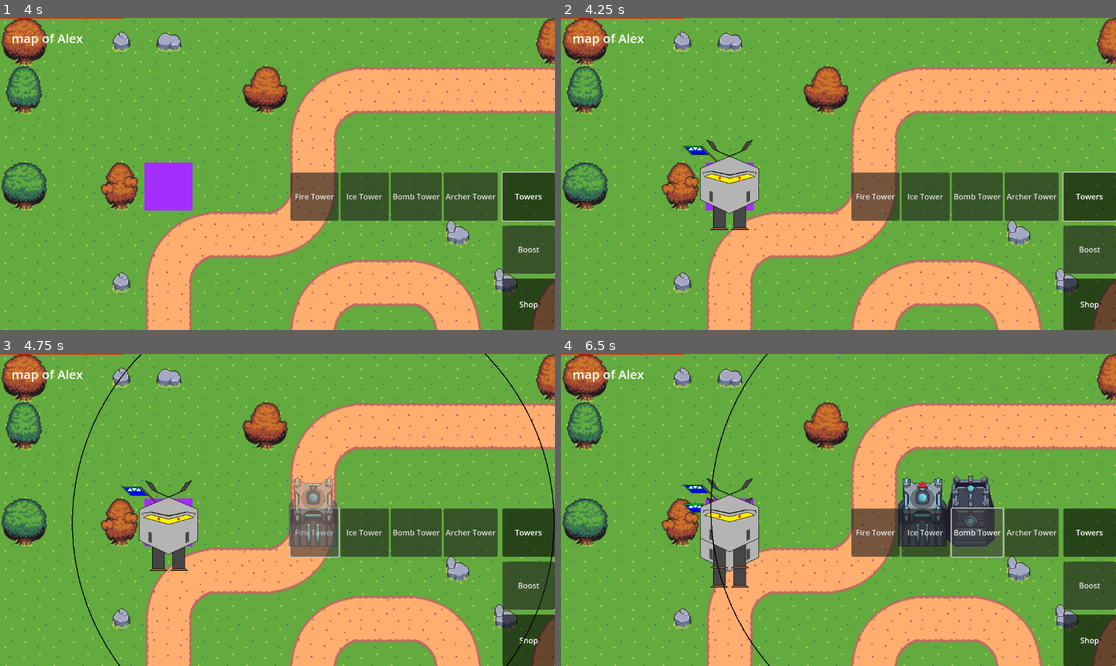
Above: before the commit, frames 1-4 (two rows, left to right).
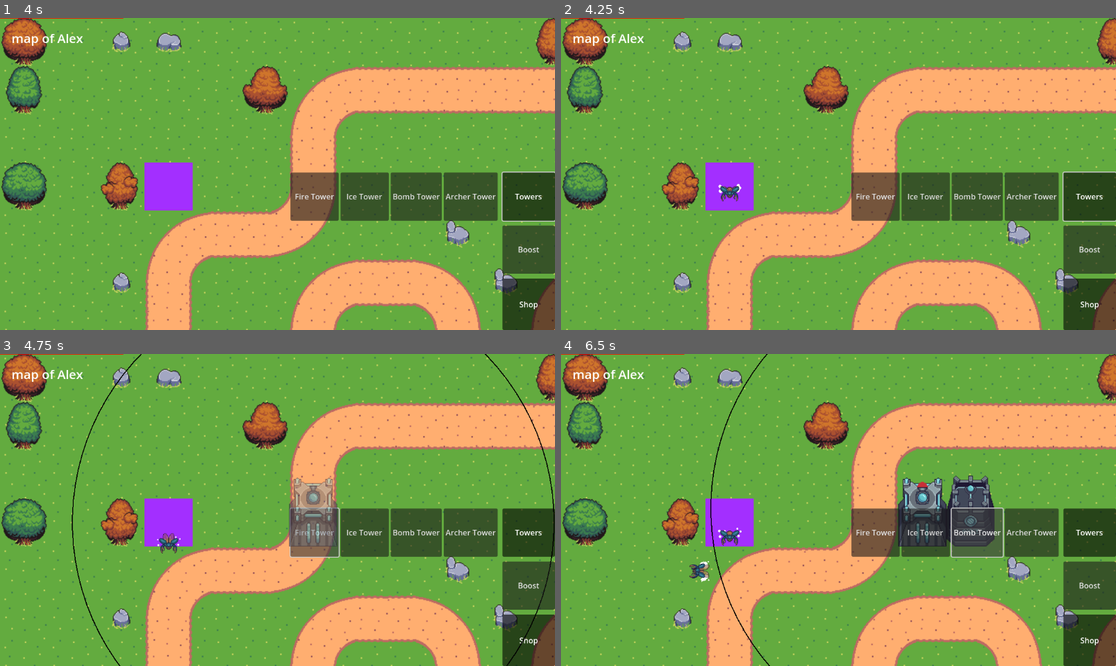
Above: after the commit, the same moments.

Repository: m-conti/melonjam2023
Game: Godot game, scene res://game.tscn
Same seed, same stepped clock (60 frames per second), same inputs: the game is played once before the commit and once after it.
Inputs (mouse positions are in pixels of both pictures, inside the frame that each line leads up to):
- Up to frame 1 (4 s): click (255, 155) at 0.52 s; type "Alex" at 0.6 s; click "Host" at 1.25 s; click "START!" at 2 s; click "Shop" at 2.75 s; click "Towers" at 3.5 s
- Up to frame 2 (4.25 s): no input
- Up to frame 3 (4.75 s): click "Fire Tower" at 4.25 s
- Up to frame 4 (6.5 s): click "Ice Tower" at 5 s; click "Bomb Tower" at 5.75 s

Frame 1 is identical in both runs. In frame 2, 2.1% of the frame differs, in the area x 21-36%, y 38-68%; in frame 3, 2.1%; in frame 4, 3.0%, in the area x 21-36%, y 39-76%.

Commit message:
Clambeetle + firebug

Diff:
--- /dev/null
+++ b/Enemies/Enemies/Clampbeetle.tscn
@@ -0,0 +1,203 @@
+[gd_scene load_steps=12 format=3 uid="uid://bnkxdp2ge8uqa"]
+
+[ext_resource type="PackedScene" uid="uid://bv2qtaqo8tdpm" path="res://Enemies/Enemy.tscn" id="1_ejelc"]
+[ext_resource type="Texture2D" uid="uid://cpnxduw0jrcni" path="res://Assets/Foozle_2DC0027_Spire_EnemyPack_1_Flying/Flying/Spritesheets/Clampbeetle.png" id="2_l0ysw"]
+
+[sub_resource type="Animation" id="Animation_tonhx"]
+resource_name = "DieDown"
+tracks/0/type = "value"
+tracks/0/imported = false
+tracks/0/enabled = true
+tracks/0/path = NodePath("Sprite2D:frame")
+tracks/0/interp = 1
+tracks/0/loop_wrap = true
+tracks/0/keys = {
+"times": PackedFloat32Array(0, 1),
+"transitions": PackedFloat32Array(1, 1),
+"update": 0,
+"values": [78, 90]
+}
+
+[sub_resource type="Animation" id="Animation_pqf6b"]
+resource_name = "DieLeft"
+tracks/0/type = "value"
+tracks/0/imported = false
+tracks/0/enabled = true
+tracks/0/path = NodePath("Sprite2D:frame")
+tracks/0/interp = 1
+tracks/0/loop_wrap = true
+tracks/0/keys = {
+"times": PackedFloat32Array(0, 1),
+"transitions": PackedFloat32Array(1, 1),
+"update": 0,
+"values": [104, 116]
+}
+tracks/1/type = "value"
+tracks/1/imported = false
+tracks/1/enabled = true
+tracks/1/path = NodePath("Sprite2D:flip_h")
+tracks/1/interp = 1
+tracks/1/loop_wrap = true
+tracks/1/keys = {
+"times": PackedFloat32Array(0),
+"transitions": PackedFloat32Array(1),
+"update": 1,
+"values": [false]
+}
+
+[sub_resource type="Animation" id="Animation_avsub"]
+resource_name = "DieRight"
+tracks/0/type = "value"
+tracks/0/imported = false
+tracks/0/enabled = true
+tracks/0/path = NodePath("Sprite2D:frame")
+tracks/0/interp = 1
+tracks/0/loop_wrap = true
+tracks/0/keys = {
+"times": PackedFloat32Array(0, 1),
+"transitions": PackedFloat32Array(1, 1),
+"update": 0,
+"values": [104, 116]
+}
+tracks/1/type = "value"
+tracks/1/imported = false
+tracks/1/enabled = true
+tracks/1/path = NodePath("Sprite2D:flip_h")
+tracks/1/interp = 1
+tracks/1/loop_wrap = true
+tracks/1/keys = {
+"times": PackedFloat32Array(0),
+"transitions": PackedFloat32Array(1),
+"update": 1,
+"values": [true]
+}
+
+[sub_resource type="Animation" id="Animation_sshnm"]
+resource_name = "DieUp"
+tracks/0/type = "value"
+tracks/0/imported = false
+tracks/0/enabled = true
+tracks/0/path = NodePath("Sprite2D:frame")
+tracks/0/interp = 1
+tracks/0/loop_wrap = true
+tracks/0/keys = {
+"times": PackedFloat32Array(0, 1),
+"transitions": PackedFloat32Array(1, 1),
+"update": 0,
+"values": [78, 90]
+}
+
+[sub_resource type="Animation" id="Animation_cqsrr"]
+resource_name = "Down"
+loop_mode = 1
+tracks/0/type = "value"
+tracks/0/imported = false
+tracks/0/enabled = true
+tracks/0/path = NodePath("Sprite2D:frame")
+tracks/0/interp = 1
+tracks/0/loop_wrap = true
+tracks/0/keys = {
+"times": PackedFloat32Array(0, 1),
+"transitions": PackedFloat32Array(1, 1),
+"update": 0,
+"values": [39, 43]
+}
+
+[sub_resource type="Animation" id="Animation_eg2ru"]
+resource_name = "Left"
+loop_mode = 1
+tracks/0/type = "value"
+tracks/0/imported = false
+tracks/0/enabled = true
+tracks/0/path = NodePath("Sprite2D:frame")
+tracks/0/interp = 1
+tracks/0/loop_wrap = true
+tracks/0/keys = {
+"times": PackedFloat32Array(0, 1),
+"transitions": PackedFloat32Array(1, 1),
+"update": 0,
+"values": [65, 69]
+}
+tracks/1/type = "value"
+tracks/1/imported = false
+tracks/1/enabled = true
+tracks/1/path = NodePath("Sprite2D:flip_h")
+tracks/1/interp = 1
+tracks/1/loop_wrap = true
+tracks/1/keys = {
+"times": PackedFloat32Array(0),
+"transitions": PackedFloat32Array(1),
+"update": 1,
+"values": [false]
+}
+
+[sub_resource type="Animation" id="Animation_r63v5"]
+resource_name = "Right"
+loop_mode = 1
+tracks/0/type = "value"
+tracks/0/imported = false
+tracks/0/enabled = true
+tracks/0/path = NodePath("Sprite2D:frame")
+tracks/0/interp = 1
+tracks/0/loop_wrap = true
+tracks/0/keys = {
+"times": PackedFloat32Array(0, 1),
+"transitions": PackedFloat32Array(1, 1),
+"update": 0,
+"values": [65, 69]
+}
+tracks/1/type = "value"
+tracks/1/imported = false
+tracks/1/enabled = true
+tracks/1/path = NodePath("Sprite2D:flip_h")
+tracks/1/interp = 1
+tracks/1/loop_wrap = true
+tracks/1/keys = {
+"times": PackedFloat32Array(0),
+"transitions": PackedFloat32Array(1),
+"update": 1,
+"values": [true]
+}
+
+[sub_resource type="Animation" id="Animation_3ohgd"]
+resource_name = "Up"
+loop_mode = 1
+tracks/0/type = "value"
+tracks/0/imported = false
+tracks/0/enabled = true
+tracks/0/path = NodePath("Sprite2D:frame")
+tracks/0/interp = 1
+tracks/0/loop_wrap = true
+tracks/0/keys = {
+"times": PackedFloat32Array(0, 1),
+"transitions": PackedFloat32Array(1, 1),
+"update": 0,
+"values": [52, 56]
+}
+
+[sub_resource type="AnimationLibrary" id="AnimationLibrary_gvdxy"]
+_data = {
+"DieDown": SubResource("Animation_tonhx"),
+"DieLeft": SubResource("Animation_pqf6b"),
+"DieRight": SubResource("Animation_avsub"),
+"DieUp": SubResource("Animation_sshnm"),
+"Down": SubResource("Animation_cqsrr"),
+"Left": SubResource("Animation_eg2ru"),
+"Right": SubResource("Animation_r63v5"),
+"Up": SubResource("Animation_3ohgd")
+}
+
+[node name="Enemy" instance=ExtResource("1_ejelc")]
+speed = 68
+
+[node name="Sprite2D" parent="." index="1"]
+scale = Vector2(0.781, 0.781)
+texture = ExtResource("2_l0ysw")
+hframes = 13
+vframes = 9
+frame = 77
+
+[node name="AnimationPlayer" parent="." index="3"]
+libraries = {
+"": SubResource("AnimationLibrary_gvdxy")
+}
--- /dev/null
+++ b/Enemies/Enemies/Firebug.tscn
@@ -0,0 +1,203 @@
+[gd_scene load_steps=12 format=3 uid="uid://k3a6lveptojb"]
+
+[ext_resource type="PackedScene" uid="uid://bv2qtaqo8tdpm" path="res://Enemies/Enemy.tscn" id="1_6ldv7"]
+[ext_resource type="Texture2D" uid="uid://cxod4pvcfemvo" path="res://Assets/Foozle_2DC0028_Spire_EnemyPack_2_Ground/Ground/Spritesheets/Firebug.png" id="2_yd24o"]
+
+[sub_resource type="Animation" id="Animation_r63v5"]
+resource_name = "Right"
+loop_mode = 1
+tracks/0/type = "value"
+tracks/0/imported = false
+tracks/0/enabled = true
+tracks/0/path = NodePath("Sprite2D:frame")
+tracks/0/interp = 1
+tracks/0/loop_wrap = true
+tracks/0/keys = {
+"times": PackedFloat32Array(0, 1),
+"transitions": PackedFloat32Array(1, 1),
+"update": 0,
+"values": [55, 59]
+}
+tracks/1/type = "value"
+tracks/1/imported = false
+tracks/1/enabled = true
+tracks/1/path = NodePath("Sprite2D:flip_h")
+tracks/1/interp = 1
+tracks/1/loop_wrap = true
+tracks/1/keys = {
+"times": PackedFloat32Array(0),
+"transitions": PackedFloat32Array(1),
+"update": 1,
+"values": [false]
+}
+
+[sub_resource type="Animation" id="Animation_eg2ru"]
+resource_name = "Left"
+loop_mode = 1
+tracks/0/type = "value"
+tracks/0/imported = false
+tracks/0/enabled = true
+tracks/0/path = NodePath("Sprite2D:frame")
+tracks/0/interp = 1
+tracks/0/loop_wrap = true
+tracks/0/keys = {
+"times": PackedFloat32Array(0, 1),
+"transitions": PackedFloat32Array(1, 1),
+"update": 0,
+"values": [55, 59]
+}
+tracks/1/type = "value"
+tracks/1/imported = false
+tracks/1/enabled = true
+tracks/1/path = NodePath("Sprite2D:flip_h")
+tracks/1/interp = 1
+tracks/1/loop_wrap = true
+tracks/1/keys = {
+"times": PackedFloat32Array(0),
+"transitions": PackedFloat32Array(1),
+"update": 1,
+"values": [true]
+}
+
+[sub_resource type="Animation" id="Animation_3ohgd"]
+resource_name = "Up"
+loop_mode = 1
+tracks/0/type = "value"
+tracks/0/imported = false
+tracks/0/enabled = true
+tracks/0/path = NodePath("Sprite2D:frame")
+tracks/0/interp = 1
+tracks/0/loop_wrap = true
+tracks/0/keys = {
+"times": PackedFloat32Array(0, 1),
+"transitions": PackedFloat32Array(1, 1),
+"update": 0,
+"values": [44, 48]
+}
+
+[sub_resource type="Animation" id="Animation_cqsrr"]
+resource_name = "Down"
+loop_mode = 1
+tracks/0/type = "value"
+tracks/0/imported = false
+tracks/0/enabled = true
+tracks/0/path = NodePath("Sprite2D:frame")
+tracks/0/interp = 1
+tracks/0/loop_wrap = true
+tracks/0/keys = {
+"times": PackedFloat32Array(0, 1),
+"transitions": PackedFloat32Array(1, 1),
+"update": 0,
+"values": [33, 37]
+}
+
+[sub_resource type="Animation" id="Animation_tonhx"]
+resource_name = "DieDown"
+tracks/0/type = "value"
+tracks/0/imported = false
+tracks/0/enabled = true
+tracks/0/path = NodePath("Sprite2D:frame")
+tracks/0/interp = 1
+tracks/0/loop_wrap = true
+tracks/0/keys = {
+"times": PackedFloat32Array(0, 1),
+"transitions": PackedFloat32Array(1, 1),
+"update": 0,
+"values": [66, 76]
+}
+
+[sub_resource type="Animation" id="Animation_sshnm"]
+resource_name = "DieUp"
+tracks/0/type = "value"
+tracks/0/imported = false
+tracks/0/enabled = true
+tracks/0/path = NodePath("Sprite2D:frame")
+tracks/0/interp = 1
+tracks/0/loop_wrap = true
+tracks/0/keys = {
+"times": PackedFloat32Array(0, 1),
+"transitions": PackedFloat32Array(1, 1),
+"update": 0,
+"values": [77, 87]
+}
+
+[sub_resource type="Animation" id="Animation_avsub"]
+resource_name = "DieRight"
+tracks/0/type = "value"
+tracks/0/imported = false
+tracks/0/enabled = true
+tracks/0/path = NodePath("Sprite2D:frame")
+tracks/0/interp = 1
+tracks/0/loop_wrap = true
+tracks/0/keys = {
+"times": PackedFloat32Array(0, 1),
+"transitions": PackedFloat32Array(1, 1),
+"update": 0,
+"values": [88, 98]
+}
+tracks/1/type = "value"
+tracks/1/imported = false
+tracks/1/enabled = true
+tracks/1/path = NodePath("Sprite2D:flip_h")
+tracks/1/interp = 1
+tracks/1/loop_wrap = true
+tracks/1/keys = {
+"times": PackedFloat32Array(0),
+"transitions": PackedFloat32Array(1),
+"update": 1,
+"values": [false]
+}
+
+[sub_resource type="Animation" id="Animation_pqf6b"]
+resource_name = "DieLeft"
+tracks/0/type = "value"
+tracks/0/imported = false
+tracks/0/enabled = true
+tracks/0/path = NodePath("Sprite2D:frame")
+tracks/0/interp = 1
+tracks/0/loop_wrap = true
+tracks/0/keys = {
+"times": PackedFloat32Array(0, 1),
+"transitions": PackedFloat32Array(1, 1),
+"update": 0,
+"values": [88, 98]
+}
+tracks/1/type = "value"
+tracks/1/imported = false
+tracks/1/enabled = true
+tracks/1/path = NodePath("Sprite2D:flip_h")
+tracks/1/interp = 1
+tracks/1/loop_wrap = true
+tracks/1/keys = {
+"times": PackedFloat32Array(0),
+"transitions": PackedFloat32Array(1),
+"update": 1,
+"values": [true]
+}
+
+[sub_resource type="AnimationLibrary" id="AnimationLibrary_gvdxy"]
+_data = {
+"DieDown": SubResource("Animation_tonhx"),
+"DieLeft": SubResource("Animation_pqf6b"),
+"DieRight": SubResource("Animation_avsub"),
+"DieUp": SubResource("Animation_sshnm"),
+"Down": SubResource("Animation_cqsrr"),
+"Left": SubResource("Animation_eg2ru"),
+"Right": SubResource("Animation_r63v5"),
+"Up": SubResource("Animation_3ohgd")
+}
+
+[node name="Enemy" instance=ExtResource("1_6ldv7")]
+speed = 68
+
+[node name="Sprite2D" parent="." index="1"]
+scale = Vector2(0.781, 0.781)
+texture = ExtResource("2_yd24o")
+hframes = 11
+vframes = 9
+frame = 33
+
+[node name="AnimationPlayer" parent="." index="3"]
+libraries = {
+"": SubResource("AnimationLibrary_gvdxy")
+}
--- a/Enemies/Enemy.gd
+++ b/Enemies/Enemy.gd
@@ -48,7 +48,8 @@
 func _on_damage(amount):
 	hp -= amount
 	if hp <= 0:
-		queue_free()
+		$AnimationPlayer.play("Die" + get_direction())
+		$AnimationPlayer.animation_finished.connect(func(x): queue_free())
 
 
 func get_next_case() -> Vector2i:
@@ -63,7 +64,23 @@
 	return prev_case
 
 
+func get_direction() -> String:
+	var angle: float = Vector2(target_case - prev_case).angle()
+
+	if angle >= PI / 4 and angle <= 3*PI / 4:
+		return "Down"
+	elif angle >= 3*PI / 4 or angle <= -3*PI / 4:
+		return "Left"
+	elif angle <= -PI / 4 and angle >= -3*PI / 4:
+		return "Up"
+	else:
+		return "Right"
+
+
 func _process(delta_time):
+	if hp <= 0:
+		return
+
 	var target_pos: Vector2 = map.tilemap.map_to_local(target_case) * map.tilemap.scale
 	position = position.move_toward(target_pos, speed * delta_time)
 
@@ -71,3 +88,5 @@
 		var new_target_case = get_next_case()
 		prev_case = target_case
 		target_case = new_target_case
+
+		$AnimationPlayer.play(get_direction())
--- a/Enemies/Enemy.tscn
+++ b/Enemies/Enemy.tscn
@@ -27,4 +27,6 @@
 [node name="MultiplayerSynchronizer" type="MultiplayerSynchronizer" parent="."]
 replication_config = SubResource("SceneReplicationConfig_y6kew")
 
+[node name="AnimationPlayer" type="AnimationPlayer" parent="."]
+
 [connection signal="damage" from="." to="." method="_on_damage"]
--- a/Entities/Spawner.tscn
+++ b/Entities/Spawner.tscn
@@ -1,7 +1,7 @@
 [gd_scene load_steps=6 format=3 uid="uid://cij1o64untoon"]
 
 [ext_resource type="Script" path="res://Entities/Spawner.gd" id="1_6oa2b"]
-[ext_resource type="PackedScene" uid="uid://tjxq8at77e7b" path="res://Enemies/Enemies/Zombie.tscn" id="2_p7l6v"]
+[ext_resource type="PackedScene" uid="uid://bnkxdp2ge8uqa" path="res://Enemies/Enemies/Clampbeetle.tscn" id="2_0p1wj"]
 
 [sub_resource type="Gradient" id="Gradient_chxqw"]
 colors = PackedColorArray(0.643137, 0.188235, 1, 1, 0.643137, 0.188235, 1, 1)
@@ -18,7 +18,7 @@
 
 [node name="Spawner" type="Node2D"]
 script = ExtResource("1_6oa2b")
-enemy = ExtResource("2_p7l6v")
+enemy = ExtResource("2_0p1wj")
 
 [node name="Timer" type="Timer" parent="."]
 autostart = true
--- a/Entities/Tower.gd
+++ b/Entities/Tower.gd
@@ -54,7 +54,7 @@
 
 
 func _on_timer_timeout():
-	var enemies_attackable = enemies_inside.filter(is_attackable)
+	var enemies_attackable = enemies_inside.filter(func(enemy): return enemy.hp > 0 and is_attackable(enemy))
 
 	if enemies_attackable.size() <= 0:
 		return
